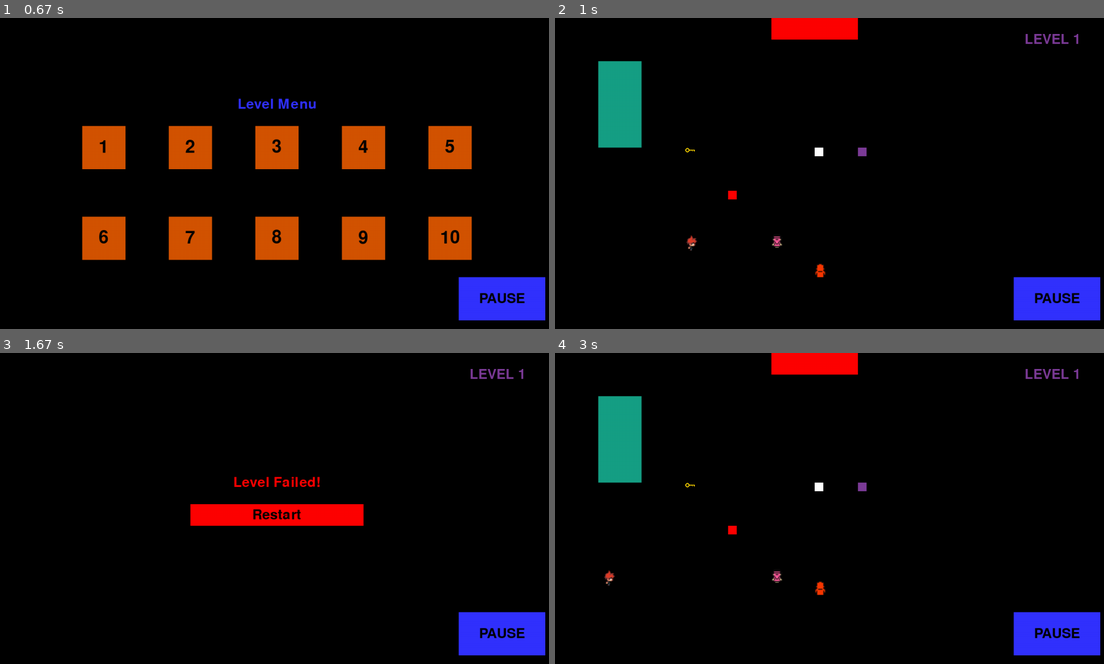
Above: before the commit, frames 1-4 (two rows, left to right).
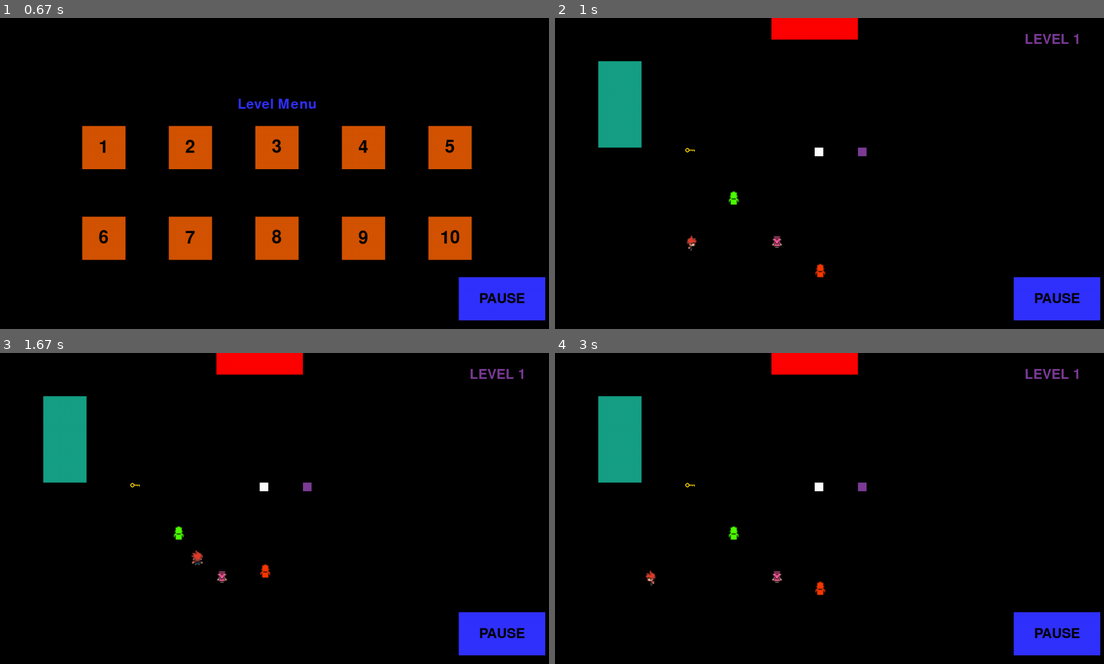
Above: after the commit, the same moments.

Repository: KUP9752/Kagan-Project
Game: pygame game, started from Project with spritesheet.py
Same seed, same stepped clock (60 frames per second), same inputs: the game is played once before the commit and once after it.
Inputs:
- Up to frame 1 (0.67 s): click "PLAY" at 0.38 s
- Up to frame 2 (1 s): click "1" at 0.72 s
- Up to frame 3 (1.67 s): hold D 1-1.47 s; hold W from 1.5 s (still down)
- Up to frame 4 (3 s): release W at 1.8 s; hold D 1.83-2.3 s; click "Restart" at 2.38 s; hold A from 2.67 s (still down)

Frame 1 is identical in both runs. In frame 2, less than 0.1% of the frame differs, in the area x 31-34%, y 55-61%; in frame 3, 6.1%, in the area x 7-67%, y 0-74%; in frame 4, 0.2%.

Commit message:
player has moving textures

Diff:
--- a/Project with spritesheet.py
+++ b/Project with spritesheet.py
@@ -55,6 +55,16 @@
 
 spritesheet = Spritesheet('graphics/BIGspritesheet.png')
 
+CharUp = [spritesheet.parse_sprite('charup1.png'),spritesheet.parse_sprite('charup1.png'),spritesheet.parse_sprite('charup1.png'), spritesheet.parse_sprite('charup2.png'),spritesheet.parse_sprite('charup2.png'),spritesheet.parse_sprite('charup2.png'), spritesheet.parse_sprite('charup3.png'), spritesheet.parse_sprite('charup3.png'), spritesheet.parse_sprite('charup3.png'),spritesheet.parse_sprite('charup4.png'),spritesheet.parse_sprite('charup4.png'),spritesheet.parse_sprite('charup4.png')]
+CharDown = [spritesheet.parse_sprite('chardown1.png'),spritesheet.parse_sprite('chardown1.png'),spritesheet.parse_sprite('chardown1.png'), spritesheet.parse_sprite('chardown2.png'),spritesheet.parse_sprite('chardown2.png'),spritesheet.parse_sprite('chardown2.png'), spritesheet.parse_sprite('chardown3.png'), spritesheet.parse_sprite('chardown3.png'), spritesheet.parse_sprite('chardown3.png'),spritesheet.parse_sprite('chardown4.png'),spritesheet.parse_sprite('chardown4.png'),spritesheet.parse_sprite('chardown4.png')]
+CharRight = [spritesheet.parse_sprite('charright1.png'),spritesheet.parse_sprite('charright1.png'),spritesheet.parse_sprite('charright1.png'), spritesheet.parse_sprite('charright2.png'),spritesheet.parse_sprite('charright2.png'),spritesheet.parse_sprite('charright2.png'), spritesheet.parse_sprite('charright3.png'), spritesheet.parse_sprite('charright3.png'), spritesheet.parse_sprite('charright3.png'),spritesheet.parse_sprite('charright4.png'),spritesheet.parse_sprite('charright4.png'),spritesheet.parse_sprite('charright4.png')]
+CharLeft = [spritesheet.parse_sprite('charleft1.png'),spritesheet.parse_sprite('charleft1.png'),spritesheet.parse_sprite('charleft1.png'), spritesheet.parse_sprite('charleft2.png'),spritesheet.parse_sprite('charleft2.png'),spritesheet.parse_sprite('charleft2.png'), spritesheet.parse_sprite('charleft3.png'), spritesheet.parse_sprite('charleft3.png'), spritesheet.parse_sprite('charleft3.png'),spritesheet.parse_sprite('charleft4.png'),spritesheet.parse_sprite('charleft4.png'),spritesheet.parse_sprite('charleft4.png')]
+
+CharUpRight = [spritesheet.parse_sprite('charupright1.png'),spritesheet.parse_sprite('charupright1.png'),spritesheet.parse_sprite('charupright1.png'), spritesheet.parse_sprite('charupright2.png'),spritesheet.parse_sprite('charupright2.png'),spritesheet.parse_sprite('charupright2.png'), spritesheet.parse_sprite('charupright3.png'), spritesheet.parse_sprite('charupright3.png'), spritesheet.parse_sprite('charupright3.png'),spritesheet.parse_sprite('charupright4.png'),spritesheet.parse_sprite('charupright4.png'),spritesheet.parse_sprite('charupright4.png')]
+CharUpLeft = [spritesheet.parse_sprite('charupleft1.png'),spritesheet.parse_sprite('charupleft1.png'),spritesheet.parse_sprite('charupleft1.png'), spritesheet.parse_sprite('charupleft2.png'),spritesheet.parse_sprite('charupleft2.png'),spritesheet.parse_sprite('charupleft2.png'), spritesheet.parse_sprite('charupleft3.png'), spritesheet.parse_sprite('charupleft3.png'), spritesheet.parse_sprite('charupleft3.png'),spritesheet.parse_sprite('charupleft4.png'),spritesheet.parse_sprite('charupleft4.png'),spritesheet.parse_sprite('charupleft4.png')]
+CharDownRight = [spritesheet.parse_sprite('chardownright1.png'),spritesheet.parse_sprite('chardownright1.png'),spritesheet.parse_sprite('chardownright1.png'), spritesheet.parse_sprite('chardownright2.png'),spritesheet.parse_sprite('chardownright2.png'),spritesheet.parse_sprite('chardownright2.png'), spritesheet.parse_sprite('chardownright3.png'), spritesheet.parse_sprite('chardownright3.png'), spritesheet.parse_sprite('chardownright3.png'),spritesheet.parse_sprite('chardownright4.png'),spritesheet.parse_sprite('chardownright4.png'),spritesheet.parse_sprite('chardownright4.png')]
+CharDownLeft = [spritesheet.parse_sprite('chardownleft1.png'),spritesheet.parse_sprite('chardownleft1.png'),spritesheet.parse_sprite('chardownleft1.png'), spritesheet.parse_sprite('chardownleft2.png'),spritesheet.parse_sprite('chardownleft2.png'),spritesheet.parse_sprite('chardownleft2.png'), spritesheet.parse_sprite('chardownleft3.png'), spritesheet.parse_sprite('chardownleft3.png'), spritesheet.parse_sprite('chardownleft3.png'),spritesheet.parse_sprite('chardownleft4.png'),spritesheet.parse_sprite('chardownleft4.png'),spritesheet.parse_sprite('chardownleft4.png')]
+
 
 
 
@@ -69,19 +79,24 @@
         self.filename = name
         self.keycollected = False
         self.colenemy = False   #Boolean variable to hold whether the player has collided with any enemies
-        self.speed = 10
+        self.speed = 5
         self.direction_x =0
         self.direction_y =0
         self.colour = colour
-        self.image =spritesheet.parse_sprite(self.filename)
+
+
 
         self.width = spritesheet.get_width(self.filename)
         self.height = spritesheet.get_height(self.filename)
-
+        self.image =spritesheet.parse_sprite(self.filename)
         self.image.set_colorkey(BLACK)
         self.rect = self.image.get_rect()
         self.rect.x = x
         self.rect.y = y
+
+        self.index = 0
+        #add all textures
+
 
 
     def get_key_state(self):
@@ -156,6 +171,43 @@
         # -> Logic for finishing a level after the key is collected
             # --- Also added later on in the code, using a text function.
 
+        # --------------- Graphic Changing
+        if self.direction_y <0:
+            if self.direction_x >0:
+
+                self.image = CharUpRight[self.index]
+                self.index = (self.index + 1) % len(CharUpRight)
+            elif self.direction_x <0:
+
+                self.image = CharUpLeft[self.index]
+                self.index = (self.index +1) % len(CharUpLeft)
+
+            self.image = CharUp[self.index]
+            self.index = (self.index + 1) % len(CharUp)
+        elif self.direction_y >0:
+
+            if self.direction_x <0:
+
+                self.image = CharDownRight[self.index]
+                self.index = (self.index + 1) % len(CharDownRight)
+            elif self.direction_x <0:
+
+                self.image = CharDownLeft[self.index]
+                self.index = (self.index + 1) % len(CharDownLeft)
+
+            self.image = CharDown[self.index]
+            self.index = (self.index + 1) % len(CharDown)
+
+        elif self.direction_y == 0:
+
+            if self.direction_x >0:
+
+                self.image = CharRight[self.index]
+                self.index = (self.index + 1) % len(CharRight)
+            elif self.direction_x <0:
+
+                self.image = CharLeft[self.index]
+                self.index = (self.index + 1) % len(CharLeft)
 
 
 
@@ -267,6 +319,14 @@
         self.colour = RED
         super().__init__(x, y, facing)
 
+        if facing == 61:
+            self.image = spritesheet.parse_sprite('enemy1up.png')
+        elif facing == 62:
+            self.image = spritesheet.parse_sprite('enemy1down.png')
+        elif facing == 63:
+            self.image = spritesheet.parse_sprite('enemy1right.png')
+        elif self.facing == 64:
+            self.image = spritesheet.parse_sprite('enemy1left.png')
 
 class Enemy2(Enemy):
     def __init__(self, x, y, facing):
